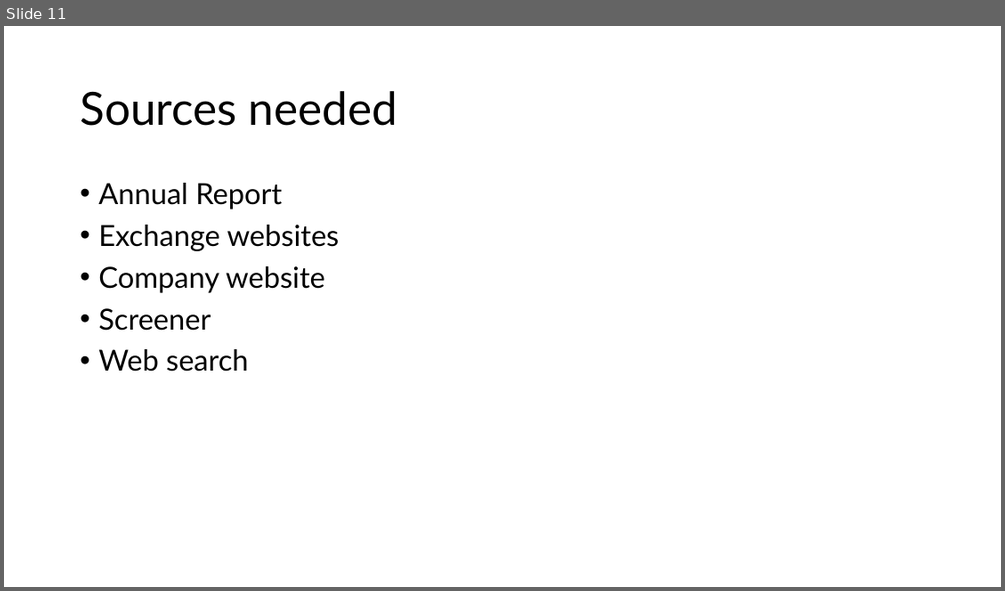
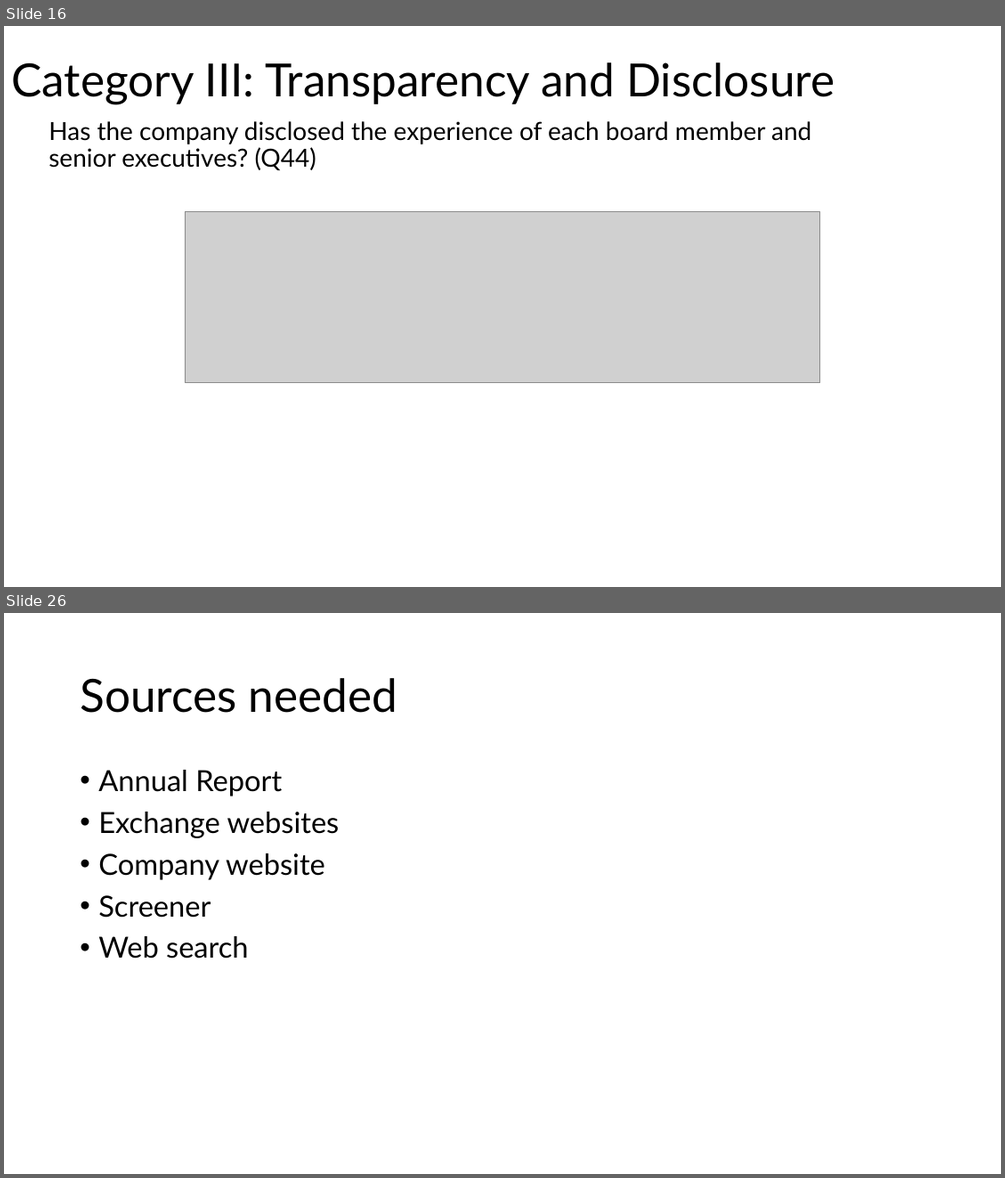
Before and after one commit to Monzero/AgentMADS, a slide deck: Governance risk framework.pptx. Shown one above the other, each under a label of ours: slide 11 before the commit, slides 16 and 26 after it; the slides between them are not shown. The pictures are 1005x591 and 1005x1178 pixels, drawn with LibreOffice and Linux fonts; fonts in the diff are those of the drawing; grey boxes stand for pictures. Boxes give left, top, right and bottom in pixels: in the first picture for what was removed or moved away, otherwise in the second. Text is boxed around its words. In the diff, an @@ line names an element or a change of style, - is before the commit and + after.

```diff
--- a/Governance risk framework.pptx
+++ b/Governance risk framework.pptx
@@ slide 16 added at <box>4,26,1001,587</box>, background #FFFFFF @@
@@ title added at <box>11,62,834,105</box>, 44 pt, text #000000 @@
+Category III: Transparency and Disclosure
@@ text added at <box>48,121,811,170</box>, 24 pt, text #000000 @@
+  Has the company disclosed the experience of each board member and senior executives? (Q44)
@@ picture added at <box>185,212,821,383</box> @@
@@ what was slide 11 is now slide 26 @@
```
Also in this commit, not shown: 9 slides changed, 14 other slides added.
